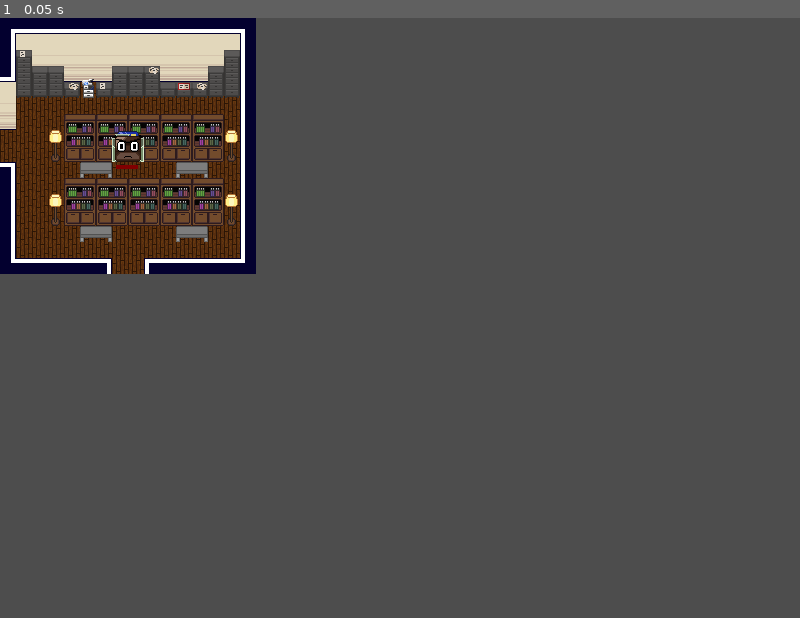
Above: before the commit, frame 1.
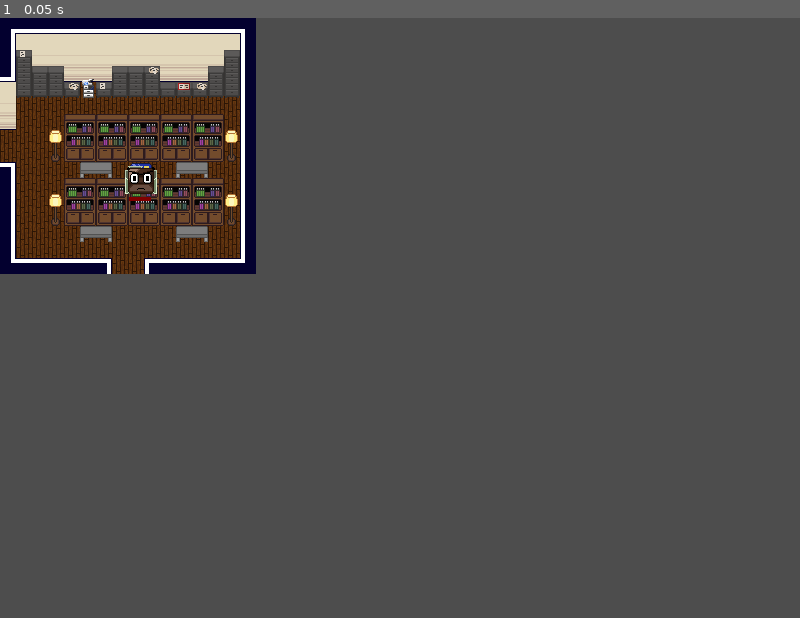
Above: after the commit, the same moment.

Repository: ygda-org/stock-strikers
Game: Godot game, scene res://level/rooms/room_for_real/sw1.tscn
Same seed, same stepped clock (60 frames per second), same inputs: the game is played once before the commit and once after it. This scene is started directly instead of the project's main scene. Sound files missing from this copy of the repository are replaced by a short silence.
Inputs:
- Up to frame 1 (0.05 s): no input

The runs differ from the first frame. In frame 1, 0.3% of the frame differs, in the area x 14-20%, y 18-31%.
Error in both runs: Invalid access to property or key 'position' on a base object of type 'Nil'. (res://level/rooms/room.gd:60)

Commit message:
another room fix

Diff:
--- a/level/rooms/room_for_real/sw1.tscn
+++ b/level/rooms/room_for_real/sw1.tscn
@@ -12,6 +12,7 @@
 script = ExtResource("1_ykkls")
 has_south = true
 has_west = true
+spawns = Array[Vector2]([Vector2(141, 160)])
 
 [node name="TileMapLayer" type="TileMapLayer" parent="." unique_id=751023703]
 tile_map_data = PackedByteArray("AAABAAMAAQAGAAAAAAABAAQAAQACAAAAAAABAAUAAQACAAAAAAABAAYAAQACAAAAAAABAAcAAQACAAAAAAABAA …(3248 unchanged characters)…
